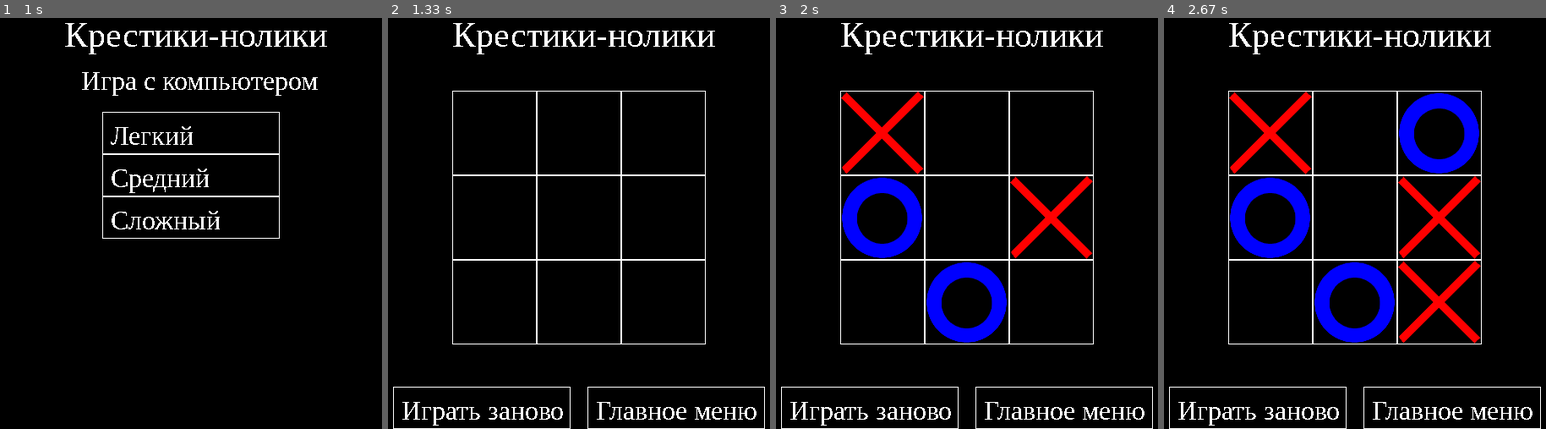
Above: before the commit, frames 1-4 (left to right).
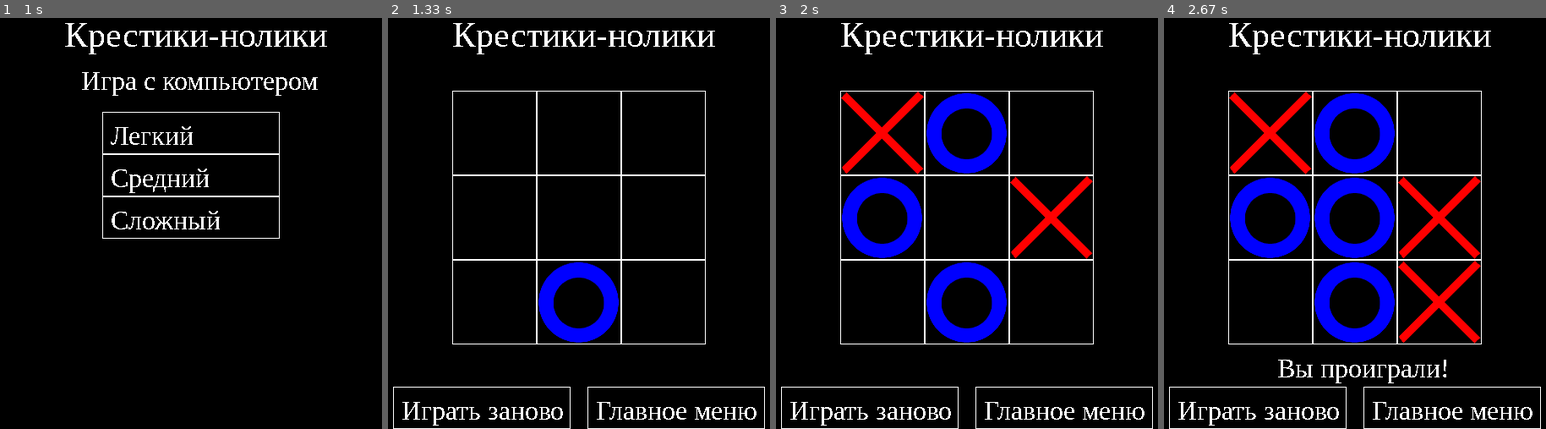
Above: after the commit, the same moments.

Repository: Mixanio/PyGameProject
Game: pygame game, started from main.py
Same seed, same stepped clock (60 frames per second), same inputs: the game is played once before the commit and once after it.
Inputs (mouse positions are in pixels of both pictures, inside the frame that each line leads up to):
- Up to frame 1 (1 s): click (191, 219) at 0.38 s; click "Главное меню" at 0.72 s
- Up to frame 2 (1.33 s): click "Средний" at 1.05 s
- Up to frame 3 (2 s): click (1016, 252) at 1.38 s; click (867, 133) at 1.72 s
- Up to frame 4 (2.67 s): click (1465, 285) at 2.55 s

Frame 1 is identical in both runs. In frame 2, 2.0% of the frame differs, in the area x 39-61%, y 59-80%; in frame 3, 2.0%; in frame 4, 6.5%, in the area x 29-83%, y 18-89%.

Commit message:
Update main.py

Diff:
--- a/main.py
+++ b/main.py
@@ -58,6 +58,8 @@
         self.board = [[0] * self.width for _ in range(self.height)]
         self.win = 0
         self.isfull = False
+        board.turn = ai.randint(0, 10) % 2
+
 
 class Buttons:
     def __init__(self, command, x, y, width, height, text='', font=14, x_text=10, y_text=10):
@@ -81,25 +83,30 @@
         if mouse_pos[0] in range(self.x, self.x + self.width + 1) and mouse_pos[1] in range(self.y, self.y + self.height + 1):
             self.command()
 
+
 def to_menu():
     global in_menu
     in_menu = True
     board.restart()
+
 
 def level_0():
     global in_menu, level
     in_menu = False
     level = 0
 
+
 def level_1():
     global in_menu, level
     in_menu = False
     level = 1
 
+
 def level_2():
     global in_menu, level
     in_menu = False
     level = 2
+
 
 pygame.init()
 size = 500, 500
@@ -107,11 +114,11 @@
 screen = pygame.display.set_mode(size)
 pygame.display.set_caption('Крестики-нолики')
 board = Board(3, 3)
-restart = Buttons(board.restart,30,450,210,50,text='Играть заново',font=32,x_text=10,y_text=10)
-menu = Buttons(to_menu,260,450,210,50,text='Главное меню',font=32,x_text=10,y_text=10)
-level0 = Buttons(level_0,145,125,210,50,text='Легкий',font=32,x_text=10,y_text=10)
-level1 = Buttons(level_1,145,175,210,50,text='Средний',font=32,x_text=10,y_text=10)
-level2 = Buttons(level_2,145,225,210,50,text='Сложный',font=32,x_text=10,y_text=10)
+restart = Buttons(board.restart, 30, 450, 210, 50, text='Играть заново', font=32, x_text=10, y_text=10)
+menu = Buttons(to_menu, 260, 450, 210, 50, text='Главное меню', font=32, x_text=10, y_text=10)
+level0 = Buttons(level_0, 145, 125, 210, 50, text='Легкий', font=32, x_text=10, y_text=10)
+level1 = Buttons(level_1, 145, 175, 210, 50, text='Средний', font=32, x_text=10, y_text=10)
+level2 = Buttons(level_2, 145, 225, 210, 50, text='Сложный', font=32, x_text=10, y_text=10)
 font = pygame.font.SysFont('Times New Roman', 32)
 font2 = pygame.font.SysFont('Times New Roman', 42)
 board.set_view(100, 100, 100)
